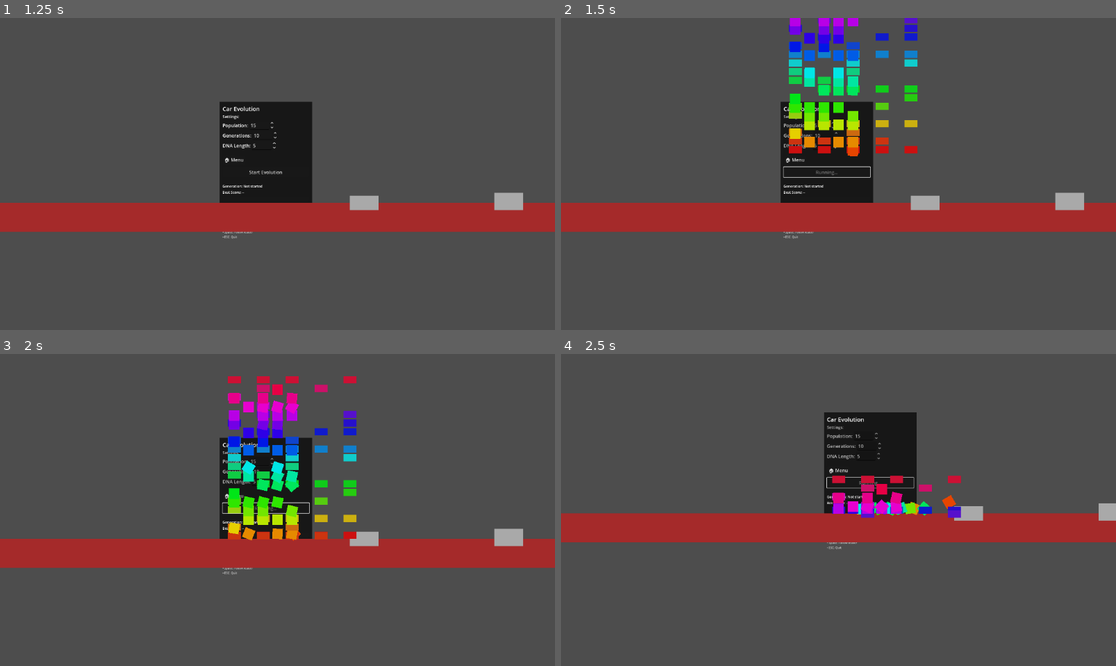
Above: before the commit, frames 1-4 (two rows, left to right).
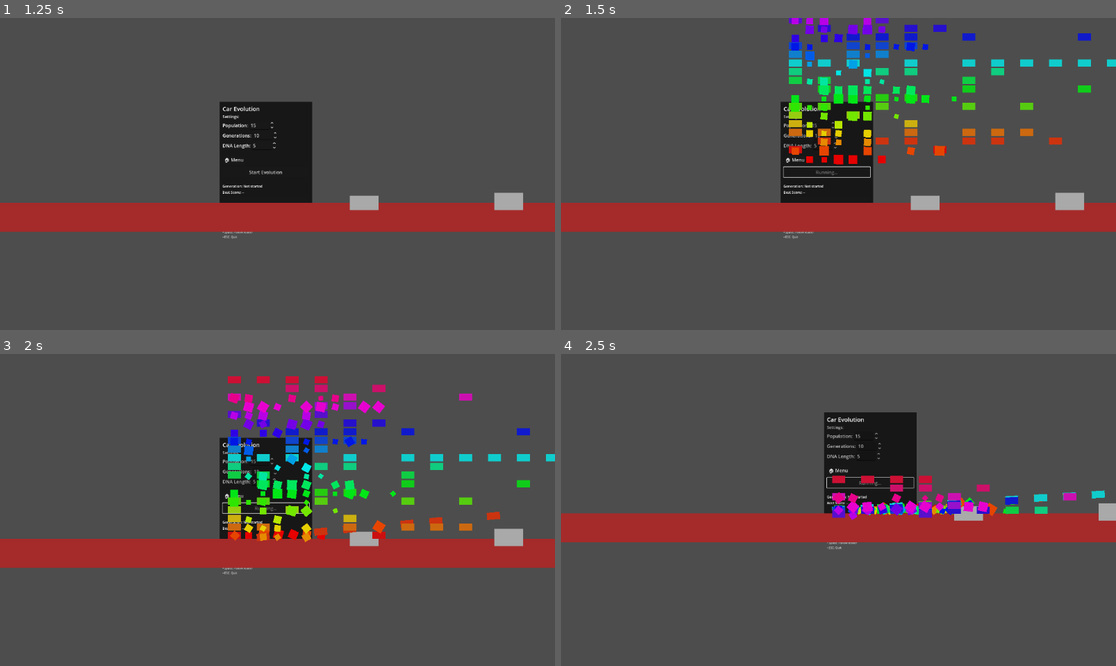
Above: after the commit, the same moments.

Repository: calvinloveland/vroomon
Game: Godot game, scene res://GameManager.tscn
The game is run twice, just before and just after one commit, with the same random seed, the same clock (stepped at 60 frames per second) and the same inputs.
Inputs (mouse positions are in pixels of both pictures, inside the frame that each line leads up to):
- Up to frame 1 (1.25 s): click "🧬 Evolution Mode" at 0.5 s
- Up to frame 2 (1.5 s): click "Start Evolution" at 1.25 s
- Up to frame 3 (2 s): no input
- Up to frame 4 (2.5 s): tap Enter (ui_accept) at 2, 2.27 s; move the mouse to (960, 494) at 2.02 s; hold Right (ui_right) from 2.03 s (still down); click (960, 494) at 2.17 s

Frame 1 is identical in both runs. In frame 2, 5.9% of the frame differs, in the area x 41-100%, y 0-47%; in frame 3, 6.6%, in the area x 41-100%, y 7-61%; in frame 4, 2.1%.

Commit message:
A refacotr of DNA

Diff:
--- a/Car.gd
+++ b/Car.gd
@@ -3,10 +3,6 @@
 
 # Individual car representation with DNA and genetic operations
 # Handles mutation and reproduction for the genetic algorithm
-
-const FRAME_CODES = ["R", "W"]  # R = Rectangle, W = Wheel
-const POWERTRAIN_CODES = ["C", "D", "G"]  # C = Cylinder, D = DriveShaft, G = GearSet
-const SEQUENCE_LENGTH = 3
 
 var dna: CarDNA
 var score: float = 0.0
@@ -18,62 +14,104 @@
 		dna = CarDNA.new()
 
 func mutate() -> Car:
-	var replace_p = 0.10
+	"""Mutate the car's DNA string using various string operations"""
+	var mutated_string = dna.get_dna_string()
+	var replace_p = 0.15
 	var remove_p = 0.05
-	var insert_p = 0.05
+	var insert_p = 0.10
 
-	var new_frame = dna.frame.duplicate()
-	var new_powertrain = dna.powertrain.duplicate()
-	var pairs = []
-
-	for i in range(new_frame.size()):
-		pairs.append([new_frame[i], new_powertrain[i]])
+	# Convert to character array for easier manipulation
+	var chars = []
+	for i in range(mutated_string.length()):
+		chars.append(mutated_string[i])
 
 	var i = 0
-	while i < pairs.size():
+	while i < chars.size():
 		var r = randf()
 		if r < replace_p:
-			pairs[i] = [FRAME_CODES.pick_random(), POWERTRAIN_CODES.pick_random()]
+			# Replace character with random alphanumeric
+			chars[i] = _get_random_char()
 			i += 1
-		elif r < replace_p + remove_p and pairs.size() > 1:
-			pairs.remove_at(i)
+		elif r < replace_p + remove_p and chars.size() > 3:
+			# Remove character (but keep minimum length)
+			chars.remove_at(i)
 		elif r < replace_p + remove_p + insert_p:
-			pairs.insert(i, [FRAME_CODES.pick_random(), POWERTRAIN_CODES.pick_random()])
+			# Insert random character
+			chars.insert(i, _get_random_char())
 			i += 1
 		else:
 			i += 1
 
-	var mutated_frame = []
-	var mutated_powertrain = []
-	for pair in pairs:
-		mutated_frame.append(pair[0])
-		mutated_powertrain.append(pair[1])
+	# Convert back to string
+	var new_dna_string = ""
+	for character in chars:
+		new_dna_string += character
 
-	var mutated_dna = CarDNA.new(mutated_frame, mutated_powertrain)
+	var mutated_dna = CarDNA.new(new_dna_string)
 	return Car.new(mutated_dna)
 
+func _get_random_char() -> String:
+	"""Get a random alphanumeric character"""
+	var chars = "0123456789ABCDEFGHIJKLMNOPQRSTUVWXYZabcdefghijklmnopqrstuvwxyz"
+	return chars[randi() % chars.length()]
+
 static func reproduce(car1: Car, car2: Car) -> Car:
-	var mother = [car1, car2].pick_random()
-	var other = car1 if mother == car2 else car2
+	"""Reproduce two cars by combining their DNA strings"""
+	var dna1 = car1.dna.get_dna_string()
+	var dna2 = car2.dna.get_dna_string()
 
-	# Deep copy mother's DNA
-	var child_frame = mother.dna.frame.duplicate()
-	var child_powertrain = mother.dna.powertrain.duplicate()
+	# Simple string crossover - take sections from each parent
+	var child_dna = ""
+	var max_length = max(dna1.length(), dna2.length())
 
-	# Crossover with bounds checking to fix IndexError bug from Python version
-	for idx in range(child_frame.size()):
+	for i in range(max_length):
 		if randf() < 0.5:
-			for j in range(SEQUENCE_LENGTH):
-				var target_idx = idx + j
-				if target_idx < child_frame.size() and target_idx < other.dna.frame.size():
-					child_frame[target_idx] = other.dna.frame[target_idx]
+			# Take from parent 1
+			if i < dna1.length():
+				child_dna += dna1[i]
+		else:
+			# Take from parent 2
+			if i < dna2.length():
+				child_dna += dna2[i]
 
-		if randf() < 0.5:
-			for j in range(SEQUENCE_LENGTH):
-				var target_idx = idx + j
-				if target_idx < child_powertrain.size() and target_idx < other.dna.powertrain.size():
-					child_powertrain[target_idx] = other.dna.powertrain[target_idx]
+	# Alternative crossover method: take chunks
+	if randf() < 0.3:  # 30% chance to use chunk crossover
+		child_dna = _chunk_crossover(dna1, dna2)
 
-	var child_dna = CarDNA.new(child_frame, child_powertrain)
-	var child = Car.new(child_dna)
+	var child_car_dna = CarDNA.new(child_dna)
+	var child = Car.new(child_car_dna)
 	return child.mutate()
+
+static func _chunk_crossover(dna1: String, dna2: String) -> String:
+	"""Perform chunk-based crossover between two DNA strings"""
+	var result = ""
+	var pos = 0
+
+	while pos < max(dna1.length(), dna2.length()):
+		var chunk_size = randi_range(1, 4)
+		var use_first = randf() < 0.5
+
+		for i in range(chunk_size):
+			if pos + i >= max(dna1.length(), dna2.length()):
+				break
+
+			if use_first and pos + i < dna1.length():
+				result += dna1[pos + i]
+			elif not use_first and pos + i < dna2.length():
+				result += dna2[pos + i]
+			elif pos + i < dna1.length():
+				result += dna1[pos + i]
+			elif pos + i < dna2.length():
+				result += dna2[pos + i]
+
+		pos += chunk_size
+
+	return result
+
+func get_translated_dna() -> Dictionary:
+	"""Get the translated frame and powertrain from the DNA string"""
+	return dna.translate_to_frame_and_powertrain()
+
+func get_dna_string() -> String:
+	"""Get the raw DNA string"""
+	return dna.get_dna_string()
--- a/CarDNA.gd
+++ b/CarDNA.gd
@@ -2,21 +2,122 @@
 extends RefCounted
 
 # Car DNA representation for genetic algorithm
-# Contains frame and powertrain genetic information
+# DNA is now a single alphanumeric string that gets translated into car components
 
-var frame: Array = []
-var powertrain: Array = []
+var dna_string: String = ""
 
-func _init(f: Array = [], p: Array = []):
-	frame = f.duplicate()
-	powertrain = p.duplicate()
+func _init(dna: String = ""):
+	if dna.length() == 0:
+		# Generate random DNA if none provided
+		dna_string = _generate_random_dna()
+	else:
+		dna_string = _validate_and_clean_dna(dna)
+
+func _generate_random_dna(length: int = -1) -> String:
+	"""Generate a random alphanumeric DNA string"""
+	var target_length = length if length > 0 else randi_range(8, 20)
+	var chars = "0123456789ABCDEFGHIJKLMNOPQRSTUVWXYZabcdefghijklmnopqrstuvwxyz"
+	var result = ""
+
+	for i in range(target_length):
+		result += chars[randi() % chars.length()]
+
+	return result
+
+func _validate_and_clean_dna(dna: String) -> String:
+	"""Ensure DNA contains only alphanumeric characters"""
+	var cleaned = ""
+	for i in range(dna.length()):
+		var character = dna[i]
+		if character.is_valid_identifier() or character.is_valid_int():
+			cleaned += character
+
+	# Ensure minimum length
+	if cleaned.length() < 3:
+		cleaned += _generate_random_dna(3 - cleaned.length())
+
+	return cleaned
 
 func to_dict() -> Dictionary:
-	return {"frame": frame, "powertrain": powertrain}
+	return {"dna_string": dna_string}
 
 func from_dict(data: Dictionary):
-	frame = data.get("frame", [])
-	powertrain = data.get("powertrain", [])
+	dna_string = data.get("dna_string", _generate_random_dna())
 
 func duplicate_dna() -> CarDNA:
-	return CarDNA.new(frame.duplicate(), powertrain.duplicate())
+	return CarDNA.new(dna_string)
+
+func get_dna_string() -> String:
+	return dna_string
+
+func set_dna_string(new_dna: String):
+	dna_string = _validate_and_clean_dna(new_dna)
+
+# Translation functions to convert DNA string into car components
+func translate_to_frame_and_powertrain() -> Dictionary:
+	"""Convert the DNA string into frame and powertrain sequences"""
+	var frame_parts = []
+	var powertrain_parts = []
+
+	# Use DNA string to determine car structure
+	var car_length = max(3, min(12, (dna_string.length() % 10) + 3))
+
+	for i in range(car_length):
+		# Use different parts of DNA string for frame and powertrain
+		var frame_char = dna_string[i % dna_string.length()]
+		var powertrain_char = dna_string[(i + int(dna_string.length() / 2.0)) % dna_string.length()]
+
+		# Translate frame character to part type
+		var frame_part = _char_to_frame_part(frame_char)
+		frame_parts.append(frame_part)
+
+		# Translate powertrain character to part type
+		var powertrain_part = _char_to_powertrain_part(powertrain_char)
+		powertrain_parts.append(powertrain_part)
+
+	return {"frame": frame_parts, "powertrain": powertrain_parts}
+
+func _char_to_frame_part(character: String) -> String:
+	"""Convert a single character to a frame part type"""
+	var ascii_val = character.unicode_at(0)
+
+	# Simple mapping based on character value
+	if ascii_val % 2 == 0:
+		return "R"  # Rectangle chassis
+	else:
+		return "W"  # Wheel
+
+func _char_to_powertrain_part(character: String) -> String:
+	"""Convert a single character to a powertrain part type"""
+	var ascii_val = character.unicode_at(0)
+
+	# Map to three powertrain types
+	match ascii_val % 3:
+		0:
+			return "C"  # Cylinder
+		1:
+			return "D"  # DriveShaft
+		_:
+			return "G"  # GearSet
+
+# Advanced translation functions for numeric parameters
+func get_wheel_size(wheel_position: int) -> float:
+	"""Get wheel size based on DNA and position"""
+	var char_index = (wheel_position * 2 + 1) % dna_string.length()
+	var character = dna_string[char_index]
+	var ascii_val = character.unicode_at(0)
+	return 15.0 + (ascii_val % 20)  # Wheel size between 15-35
+
+func get_power_factor(wheel_position: int) -> float:
+	"""Get power multiplier based on DNA and position"""
+	var char_index = (wheel_position * 3 + 2) % dna_string.length()
+	var character = dna_string[char_index]
+	var ascii_val = character.unicode_at(0)
+	return 0.5 + (ascii_val % 100) / 100.0  # Power factor between 0.5-1.5
+
+func get_efficiency_factor(wheel_position: int) -> float:
+	"""Get efficiency factor based on DNA and position"""
+	var char_index = (wheel_position * 4 + 3) % dna_string.length()
+	var character = dna_string[char_index]
+	var ascii_val = character.unicode_at(0)
+	return 0.7 + (ascii_val % 30) / 100.0  # Efficiency between 0.7-1.0
--- a/CarSimulation.gd
+++ b/CarSimulation.gd
@@ -120,11 +120,26 @@
 	car_body.collision_layer = 1 << car_layer  # Car exists on its own layer
 	car_body.collision_mask = 1  # Car only collides with ground (layer 1)
 
-	var frame_parts = dna_dict.get("frame", [])
-	var powertrain_parts = dna_dict.get("powertrain", [])
+	# Handle both old and new DNA formats for compatibility
+	var frame_parts = []
+	var powertrain_parts = []
+	var car_dna: CarDNA = null
+
+	# Check if this is new DNA string format or old format
+	if dna_dict.has("dna_string"):
+		# New DNA string format
+		car_dna = CarDNA.new()
+		car_dna.from_dict(dna_dict)
+		var translated = car_dna.translate_to_frame_and_powertrain()
+		frame_parts = translated.frame
+		powertrain_parts = translated.powertrain
+	else:
+		# Old format for backward compatibility
+		frame_parts = dna_dict.get("frame", [])
+		powertrain_parts = dna_dict.get("powertrain", [])
 
 	if frame_parts.size() == 0:
-		push_error("Car has no frame parts")
+		push_error("Car has no frame parts - DNA: " + str(dna_dict))
 		return null
 
 	# Build connected car structure
@@ -140,14 +155,15 @@
 
 		x_offset += 50
 
-	# Add wheels and connect them properly
+	# Add wheels and connect them properly with enhanced parameters from DNA
 	x_offset = 0
 	for i in range(frame_parts.size()):
 		var frame_code = frame_parts[i]
 
 		if frame_code == "W":
-			var wheel_power = _calculate_wheel_power(powertrain_parts, i)
-			var wheel_body = _add_connected_wheel(car_body, Vector2(x_offset, 35), wheel_power, car_index, car_layer)
+			var wheel_power = _calculate_wheel_power(powertrain_parts, i, car_dna, i)
+			var wheel_size = _get_wheel_size_from_dna(car_dna, i)
+			var wheel_body = _add_connected_wheel(car_body, Vector2(x_offset, 35), wheel_power, car_index, car_layer, wheel_size)
 			if wheel_body:
 				all_bodies.append(wheel_body)
 
@@ -158,7 +174,7 @@
 
 	return car_body
 
-func _add_rectangle_to_car(car_body: RigidBody2D, offset: Vector2, car_index: int, car_layer: int):
+func _add_rectangle_to_car(car_body: RigidBody2D, offset: Vector2, car_index: int, _car_layer: int):
 	var rect_shape = RectangleShape2D.new()
 	rect_shape.size = Vector2(45, 25)
 
@@ -175,7 +191,16 @@
 	visual.color = Color.from_hsv(float(car_index) / 20.0, 0.6, 0.8)
 	collision.add_child(visual)
 
-func _add_connected_wheel(car_body: RigidBody2D, offset: Vector2, power: float, car_index: int, car_layer: int) -> RigidBody2D:
+func _get_wheel_size_from_dna(car_dna: CarDNA, wheel_pos: int) -> Vector2:
+	"""Get wheel size from DNA string, fallback to default if old format"""
+	if car_dna:
+		var size = car_dna.get_wheel_size(wheel_pos)
+		return Vector2(size, size)
+	else:
+		# Default size for old format
+		return Vector2(36, 36)
+
+func _add_connected_wheel(car_body: RigidBody2D, offset: Vector2, power: float, car_index: int, car_layer: int, wheel_size: Vector2 = Vector2(36, 36)) -> RigidBody2D:
 	var wheel_body = RigidBody2D.new()
 	wheel_body.position = car_body.position + offset
 	wheel_body.mass = 3.0
@@ -187,7 +212,7 @@
 	wheel_body.collision_mask = 1  # Only collides with ground
 
 	var circle_shape = CircleShape2D.new()
-	circle_shape.radius = 18
+	circle_shape.radius = wheel_size.x / 2  # Use custom size from DNA
 
 	var collision = CollisionShape2D.new()
 	collision.shape = circle_shape
@@ -195,8 +220,8 @@
 
 	# Visual representation
 	var visual = ColorRect.new()
-	visual.size = Vector2(36, 36)
-	visual.position = Vector2(-18, -18)
+	visual.size = wheel_size
+	visual.position = Vector2(-wheel_size.x/2, -wheel_size.y/2)
 	visual.color = Color.from_hsv(float(car_index) / 20.0, 1.0, 0.9)
 	collision.add_child(visual)
 
@@ -215,24 +240,32 @@
 
 	return wheel_body
 
-func _calculate_wheel_power(powertrain_parts: Array, wheel_position: int) -> float:
+func _calculate_wheel_power(powertrain_parts: Array, wheel_position: int, car_dna: CarDNA = null, dna_index: int = 0) -> float:
 	var current_power = 0.0
-	var current_torque = 10000.0
+	var _current_torque = 10000.0
+
+	# Use DNA-based power factors if available
+	var power_factor = 1.0
+	var efficiency_factor = 1.0
+
+	if car_dna:
+		power_factor = car_dna.get_power_factor(dna_index)
+		efficiency_factor = car_dna.get_efficiency_factor(dna_index)
 
 	for i in range(min(powertrain_parts.size(), wheel_position + 1)):
 		var part_code = powertrain_parts[i]
 		match part_code:
 			"C":  # Cylinder
-				current_power += randf_range(50.0, 150.0)
+				current_power += randf_range(50.0, 150.0) * power_factor
 			"D":  # DriveShaft
-				var efficiency = randf_range(0.85, 0.95)
+				var efficiency = randf_range(0.85, 0.95) * efficiency_factor
 				current_power *= efficiency
-				current_torque *= efficiency
+				_current_torque *= efficiency
 			"G":  # GearSet
 				var input_ratio = randf_range(0.7, 1.5)
 				var wheel_proportion = randf_range(0.2, 0.8)
 				current_power *= input_ratio
-				current_torque /= input_ratio
+				_current_torque /= input_ratio
 				if i == wheel_position:
 					return current_power * wheel_proportion
 
--- a/PopulationManager.gd
+++ b/PopulationManager.gd
@@ -7,11 +7,8 @@
 signal generation_completed(generation: int, best_score: float)
 signal evolution_finished(final_best_car)
 
-const FRAME_CODES = ["R", "W"]  # R = Rectangle, W = Wheel
-const POWERTRAIN_CODES = ["C", "D", "G"]  # C = Cylinder, D = DriveShaft, G = GearSet
-
 var population_size: int = 20
-var dna_length: int = 5
+var dna_length: int = 12  # Target length for DNA strings
 var generations: int = 10
 var retain_ratio: float = 0.5
 var mutation_rate: float = 0.1
@@ -40,6 +37,7 @@
 
 	is_running = true
 	print("Car Evolution Simulation Starting...")
+	print("Using new alphanumeric DNA string format")
 
 	# Generate initial population
 	population = initialize_population(population_size, dna_length)
@@ -48,23 +46,25 @@
 	# Start evolution
 	run_evolution()
 
-func initialize_population(size: int, length: int) -> Array:
+func initialize_population(size: int, target_length: int) -> Array:
 	var pop = []
 	for i in range(size):
-		var dna = generate_random_dna(length)
+		var dna = generate_random_dna(target_length)
 		var car = Car.new(dna)
 		pop.append(car)
 	return pop
 
-func generate_random_dna(length: int) -> CarDNA:
-	var frame = []
-	var powertrain = []
+func generate_random_dna(target_length: int) -> CarDNA:
+	"""Generate a random DNA string of the target length"""
+	var chars = "0123456789ABCDEFGHIJKLMNOPQRSTUVWXYZabcdefghijklmnopqrstuvwxyz"
+	var dna_string = ""
 
-	for i in range(length):
-		frame.append(FRAME_CODES.pick_random())
-		powertrain.append(POWERTRAIN_CODES.pick_random())
+	var actual_length = randi_range(max(3, target_length - 4), target_length + 4)
 
-	return CarDNA.new(frame, powertrain)
+	for i in range(actual_length):
+		dna_string += chars[randi() % chars.length()]
+
+	return CarDNA.new(dna_string)
 
 func run_evolution():
 	for gen in range(generations):
@@ -79,7 +79,11 @@
 
 		var best_car = population[0]
 		print("Best score: ", best_car.score)
-		print("Best car DNA: Frame=", best_car.dna.frame, " Powertrain=", best_car.dna.powertrain)
+		print("Best car DNA: '", best_car.get_dna_string(), "'")
+
+		# Show what the DNA translates to for debugging
+		var translated = best_car.get_translated_dna()
+		print("  Translated to - Frame: ", translated.frame, ", Powertrain: ", translated.powertrain)
 
 		emit_signal("generation_completed", gen + 1, best_car.score)
 
@@ -90,7 +94,10 @@
 	# Final results
 	var final_best = population[0]
 	print("Evolution complete! Final best score: ", final_best.score)
-	print("Final best DNA: Frame=", final_best.dna.frame, " Powertrain=", final_best.dna.powertrain)
+	print("Final best DNA: '", final_best.get_dna_string(), "'")
+
+	var final_translated = final_best.get_translated_dna()
+	print("Final translation - Frame: ", final_translated.frame, ", Powertrain: ", final_translated.powertrain)
 
 	is_running = false
 	emit_signal("evolution_finished", final_best)
@@ -110,7 +117,7 @@
 	for i in range(pop.size()):
 		if i < race_results.size():
 			pop[i].score = race_results[i].score
-			print("  Car ", i + 1, " score: ", race_results[i].score)
+			print("  Car ", i + 1, " ('", pop[i].get_dna_string(), "') score: ", race_results[i].score)
 		else:
 			pop[i].score = 0.0
 
@@ -128,6 +135,7 @@
 		survivors.append(scored_pop[i])
 
 	print("  Survivors: ", survivors.size(), " cars")
+	print("  Top survivor DNA: '", survivors[0].get_dna_string(), "'")
 
 	# Generate children through reproduction
 	var children = []
--- a/TestDrive.gd
+++ b/TestDrive.gd
@@ -107,30 +107,31 @@
 	add_child(camera)
 
 func spawn_test_car():
-	# Generate a random car for testing
-	var frame_codes = ["R", "W"]
-	var powertrain_codes = ["C", "D", "G"]
-
-	var frame = []
-	var powertrain = []
-	var dna_length = randi_range(3, 6)
+	# Generate a random DNA string for testing
+	var chars = "0123456789ABCDEFGHIJKLMNOPQRSTUVWXYZabcdefghijklmnopqrstuvwxyz"
+	var dna_string = ""
+	var dna_length = randi_range(8, 16)
 
 	for i in range(dna_length):
-		frame.append(frame_codes.pick_random())
-		powertrain.append(powertrain_codes.pick_random())
-
-	var car_dna = {"frame": frame, "powertrain": powertrain}
+		dna_string += chars[randi() % chars.length()]
+
+	# Create CarDNA and translate it for display
+	var car_dna_obj = CarDNA.new(dna_string)
+	var translated = car_dna_obj.translate_to_frame_and_powertrain()
+
+	var car_dna_dict = {"dna_string": dna_string}
 
 	# Build the car using the simulation scene
-	current_car = simulation_scene.build_car_from_dna(car_dna, 0)
+	current_car = simulation_scene.build_car_from_dna(car_dna_dict, 0)
 	if current_car:
 		simulation_scene.add_child(current_car)
-		info_label.text = "Frame: %s\nPowertrain: %s" % [str(frame), str(powertrain)]
+		info_label.text = "DNA: '%s'\nFrame: %s\nPowertrain: %s" % [dna_string, str(translated.frame), str(translated.powertrain)]
 
 		# Reset timer
 		test_timer = 0.0
 
-		print("Spawned test car with DNA: Frame=%s, Powertrain=%s" % [frame, powertrain])
+		print("Spawned test car with DNA string: '", dna_string, "'")
+		print("  Translated to - Frame: ", translated.frame, ", Powertrain: ", translated.powertrain)
 
 func _process(delta):
 	test_timer += delta
--- /dev/null
+++ b/root.tscn
@@ -0,0 +1,6 @@
+[gd_scene load_steps=2 format=3 uid="uid://c1w750x8h4nw5"]
+
+[ext_resource type="Script" uid="uid://dve2jxk3ip0ir" path="res://Main.gd" id="1_pq8q7"]
+
+[node name="root" type="Node2D"]
+script = ExtResource("1_pq8q7")
Not shown, added: .github/copilot-instructions.md
Not shown, added: README.md
